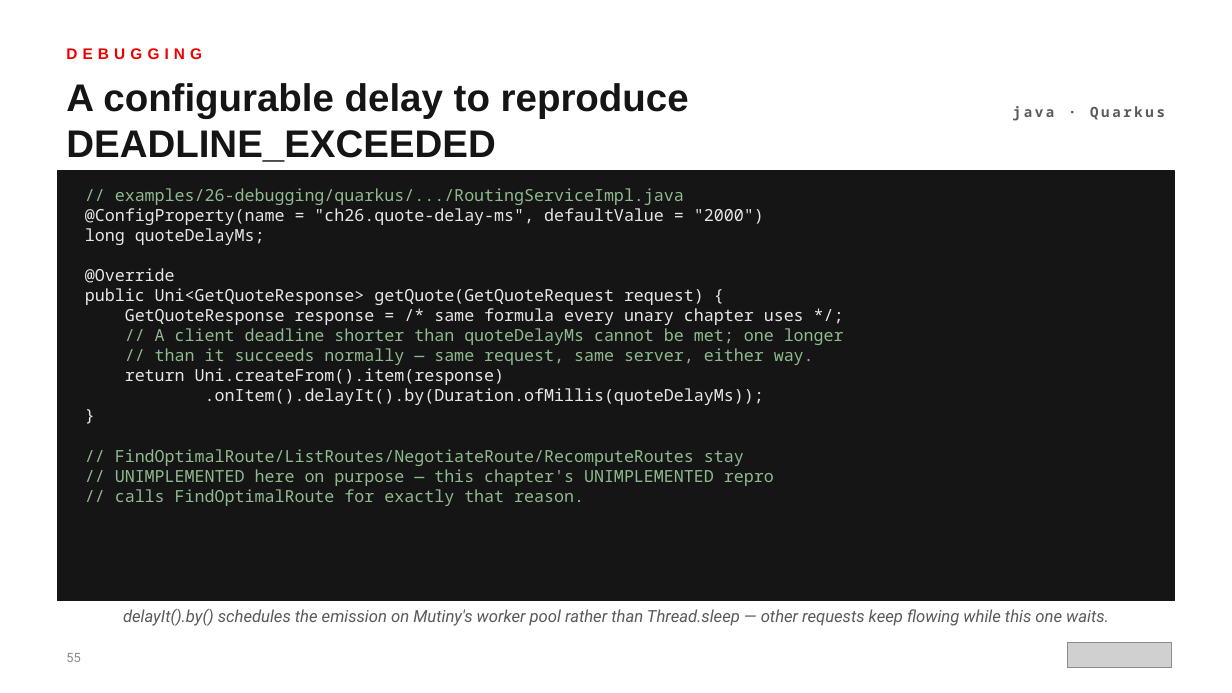
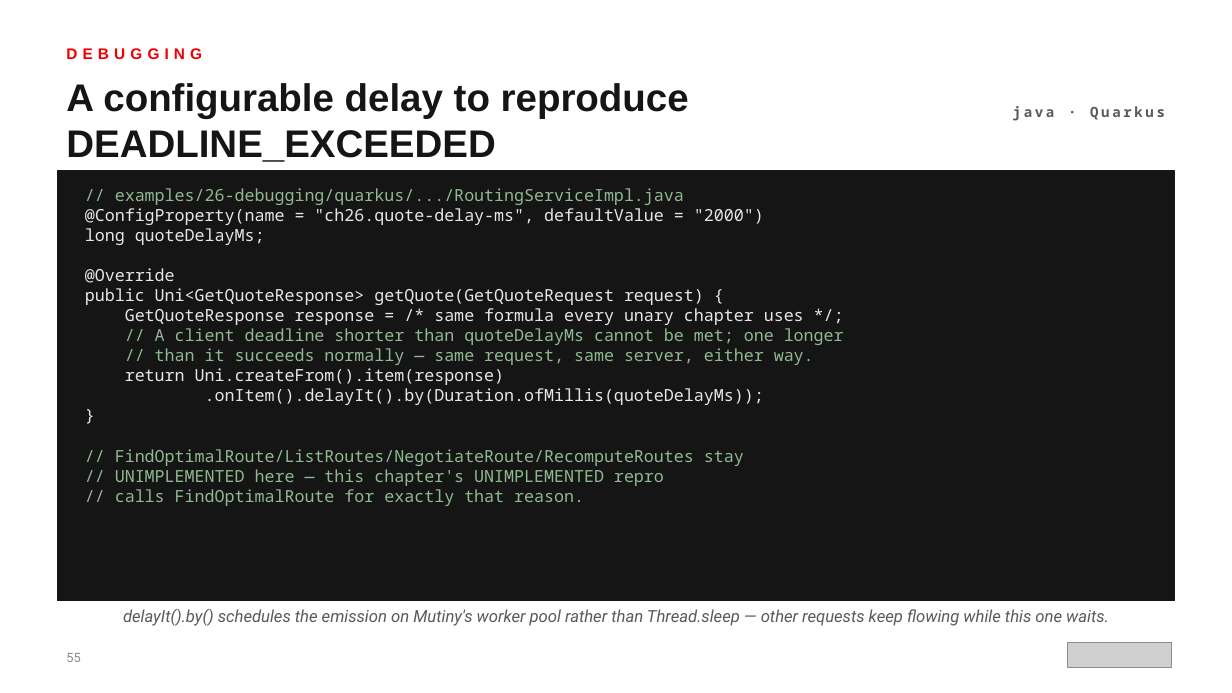
Before and after one commit to patterncatalyst/api-patterns-and-practices-grpc, a slide deck: slide 55 of presentation/api-patterns-grpc-quarkus/api-patterns-grpc-quarkus-r1.0.pptx. Drawn at 1232x693 pixels with LibreOffice and Linux fonts; fonts in the diff are those of the drawing; grey boxes stand for pictures. Boxes give left, top, right and bottom in pixels: in the first picture for what was removed or moved away, otherwise in the second. Text is boxed around its words. In the diff, an @@ line names an element or a change of style, - is before the commit and + after.

```diff
--- a/presentation/api-patterns-grpc-quarkus/api-patterns-grpc-quarkus-r1.0.pptx
+++ b/presentation/api-patterns-grpc-quarkus/api-patterns-grpc-quarkus-r1.0.pptx
@@ text at [85, 188, 844, 506]: text changed @@
-// examples/26-debugging/quarkus/.../RoutingServiceImpl.java
-@ConfigProperty(name = "ch26.quote-delay-ms", defaultValue = "2000")
-long quoteDelayMs;
-@Override
-public Uni<GetQuoteResponse> getQuote(GetQuoteRequest request) {
-GetQuoteResponse response = /* same formula every unary chapter uses */;
-// A client deadline shorter than quoteDelayMs cannot be met; one longer
-// than it succeeds normally — same request, same server, either way.
-return Uni.createFrom().item(response)
-.onItem().delayIt().by(Duration.ofMillis(quoteDelayMs));
-}
-// FindOptimalRoute/ListRoutes/NegotiateRoute/RecomputeRoutes stay
-// UNIMPLEMENTED here on purpose — this chapter's UNIMPLEMENTED repro
-// calls FindOptimalRoute for exactly that reason.
+// examples/26-debugging/quarkus/.../RoutingServiceImpl.java
+@ConfigProperty(name = "ch26.quote-delay-ms", defaultValue = "2000")
+long quoteDelayMs;
+@Override
+public Uni<GetQuoteResponse> getQuote(GetQuoteRequest request) {
+GetQuoteResponse response = /* same formula every unary chapter uses */;
+// A client deadline shorter than quoteDelayMs cannot be met; one longer
+// than it succeeds normally — same request, same server, either way.
+return Uni.createFrom().item(response)
+.onItem().delayIt().by(Duration.ofMillis(quoteDelayMs));
+}
+// FindOptimalRoute/ListRoutes/NegotiateRoute/RecomputeRoutes stay
+// UNIMPLEMENTED here — this chapter's UNIMPLEMENTED repro
+// calls FindOptimalRoute for exactly that reason.
```
Also in this commit, not shown: 3 other slides changed, 5 other files.
